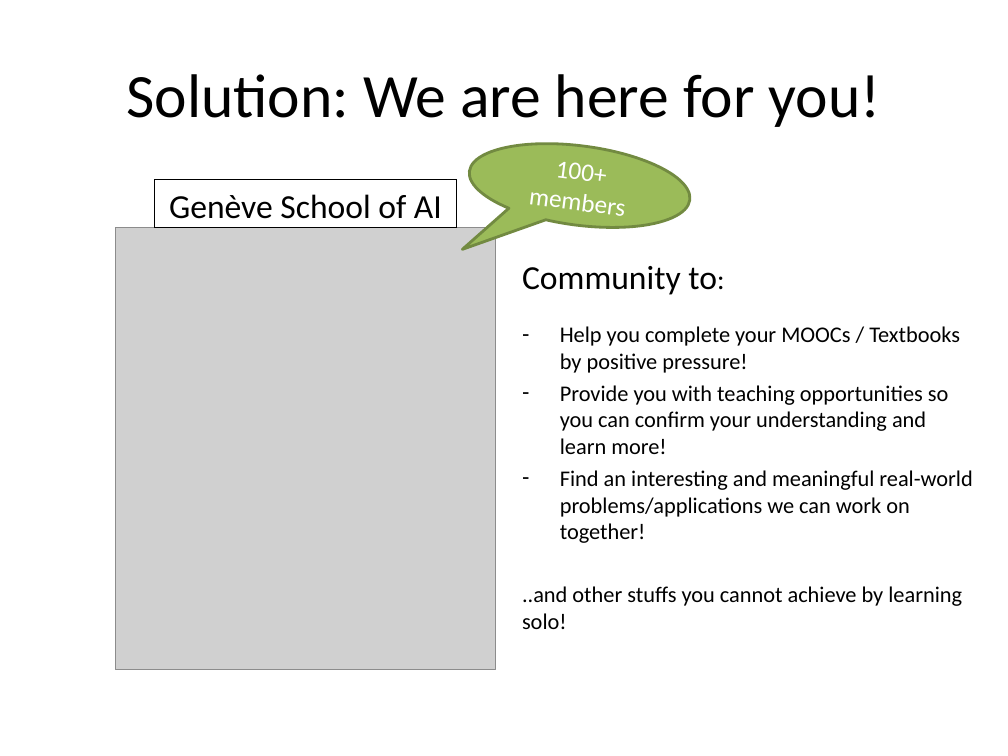
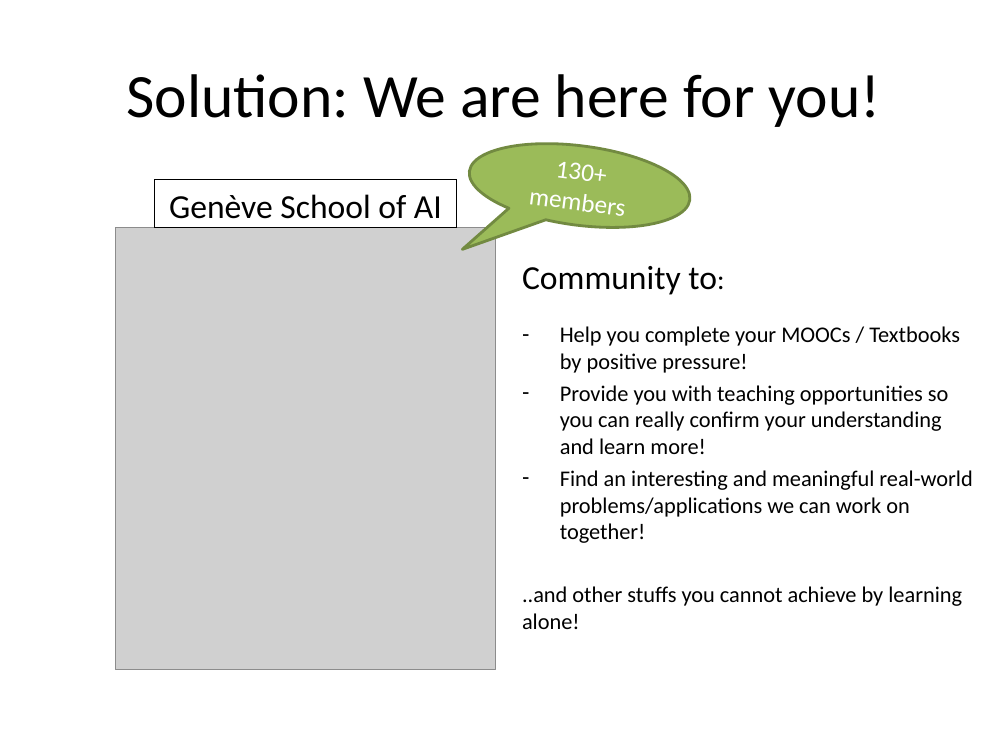
Before and after one commit to lucas29/GenevaSchoolofAI, a slide deck: slide 6 of 1st_meetup/Geneva School of AI 1st meetup.pptx. Drawn at 1008x756 pixels with LibreOffice and Linux fonts; fonts in the diff are those of the drawing; grey boxes stand for pictures. Boxes give left, top, right and bottom in pixels: in the first picture for what was removed or moved away, otherwise in the second. Text is boxed around its words. In the diff, an @@ line names an element or a change of style, - is before the commit and + after.

```diff
--- a/1st_meetup/Geneva School of AI 1st meetup.pptx
+++ b/1st_meetup/Geneva School of AI 1st meetup.pptx
@@ text in speech bubble at [528, 162, 624, 221]: text changed @@
-100+ members
+130+ members
@@ text at [560, 385, 949, 454]: text changed @@
-– Provide you with teaching opportunities so you can confirm your understanding and learn more!
+– Provide you with teaching opportunities so you can really confirm your understanding and learn more!
@@ text at [522, 586, 962, 629]: text changed @@
-..and other stuffs you cannot achieve by learning solo!
+..and other stuffs you cannot achieve by learning alone!
```
Also in this commit, not shown: 4 other slides changed, 1 slide added, 3 slides removed.
